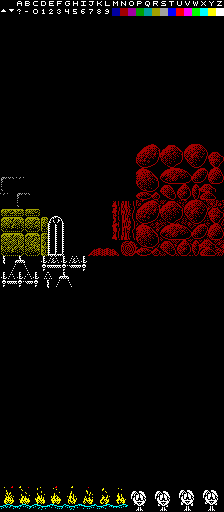
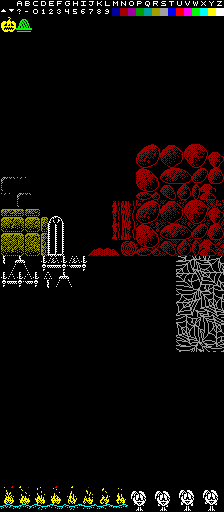
Layers edited between the first and the second 224px x 512px image:
painted on "Ghastly" over [0, 17, 224, 352]
